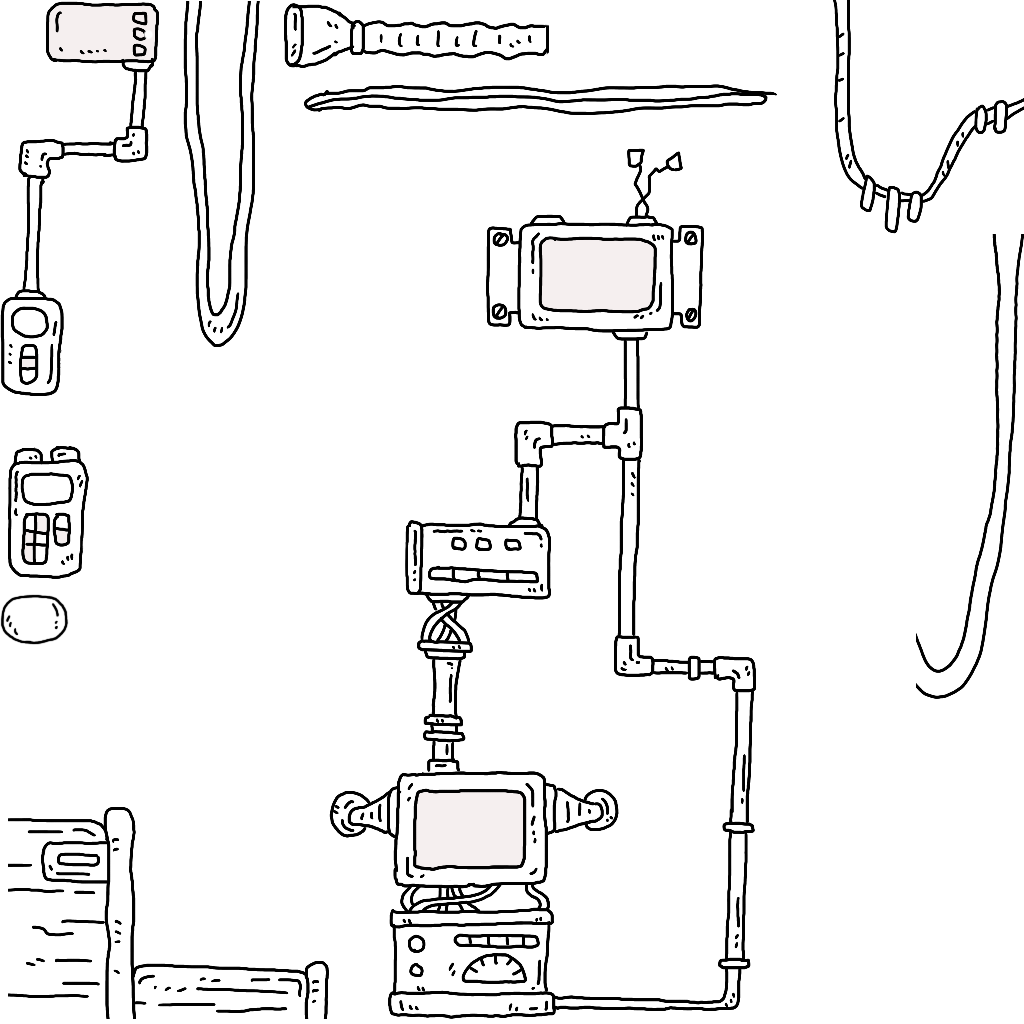
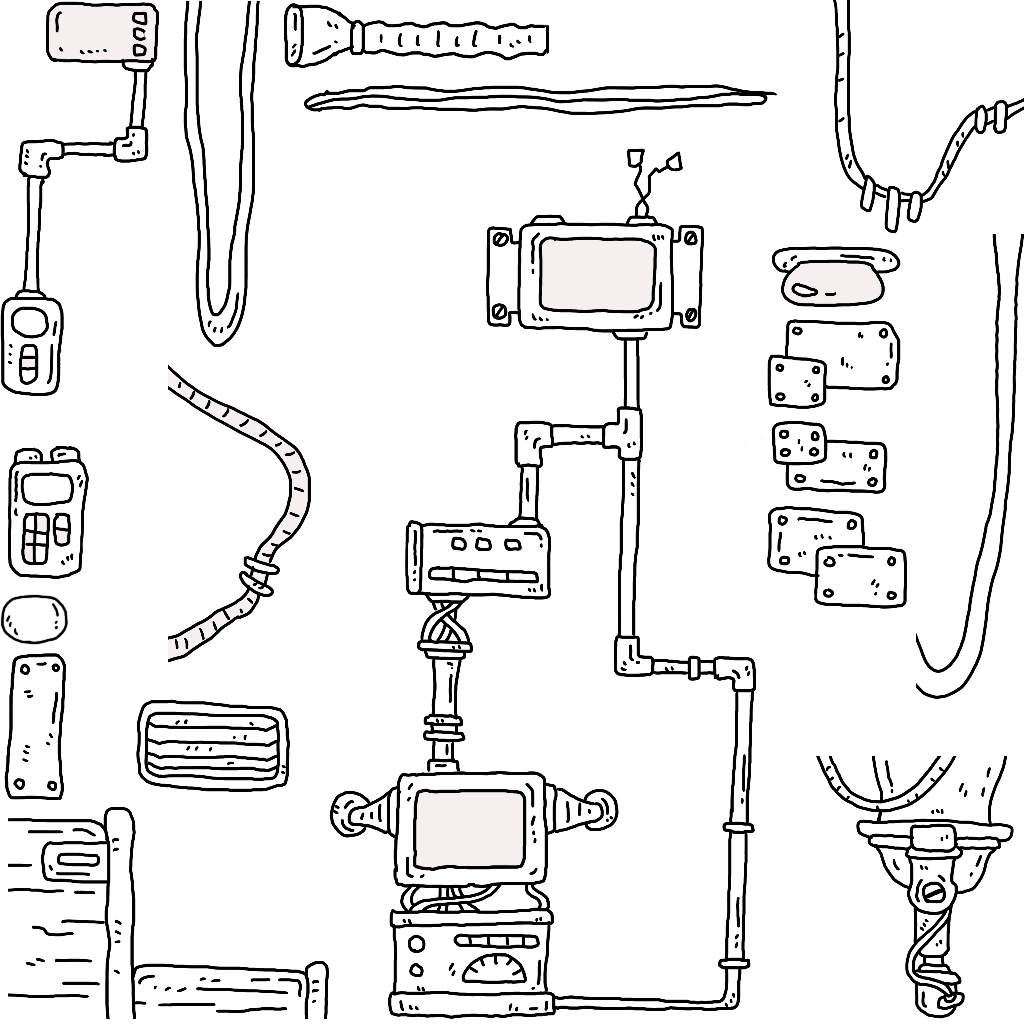
Two versions of the same layered image (1024x1024). Layer-by-layer changes:
added layer "レイヤー 274" in group "ラボ" over [136, 699, 290, 792]
added layer "レイヤー 271" in group "ラボ" over [4, 653, 66, 800]
added layer "レイヤー 272" in group "ラボ" over [767, 506, 907, 609]
added layer "レイヤー 273" in group "ラボ" over [744, 421, 888, 494]
added layer "レイヤー 97" in group "ラボ" over [767, 319, 901, 409]
added layer "レイヤー 92" in group "ラボ" over [168, 364, 311, 663]
added layer "レイヤー 91" in group "ラボ" over [772, 246, 901, 307]
added layer "レイヤー 87" in group "ラボ" over [816, 756, 1014, 1019]
